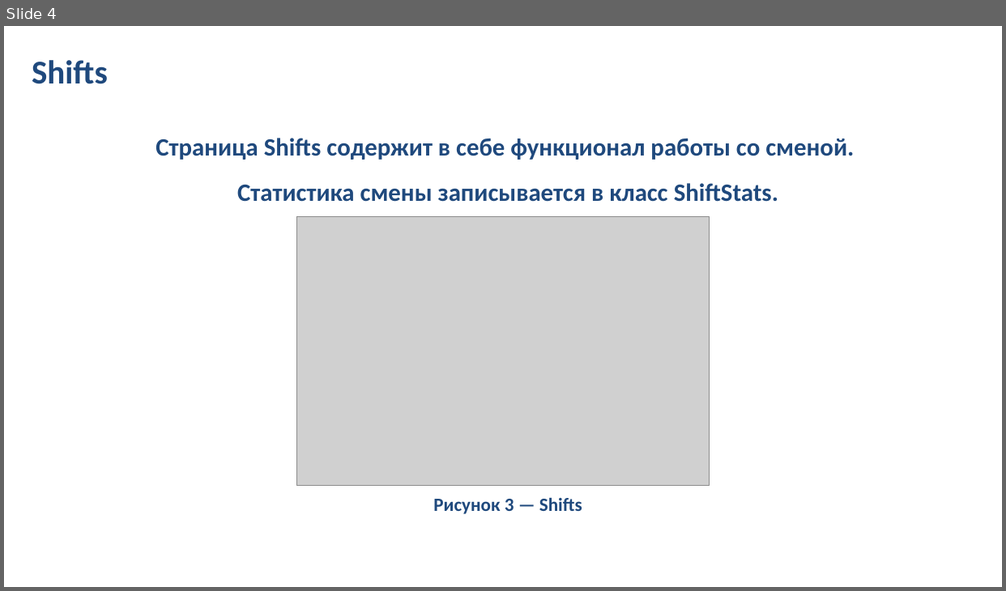
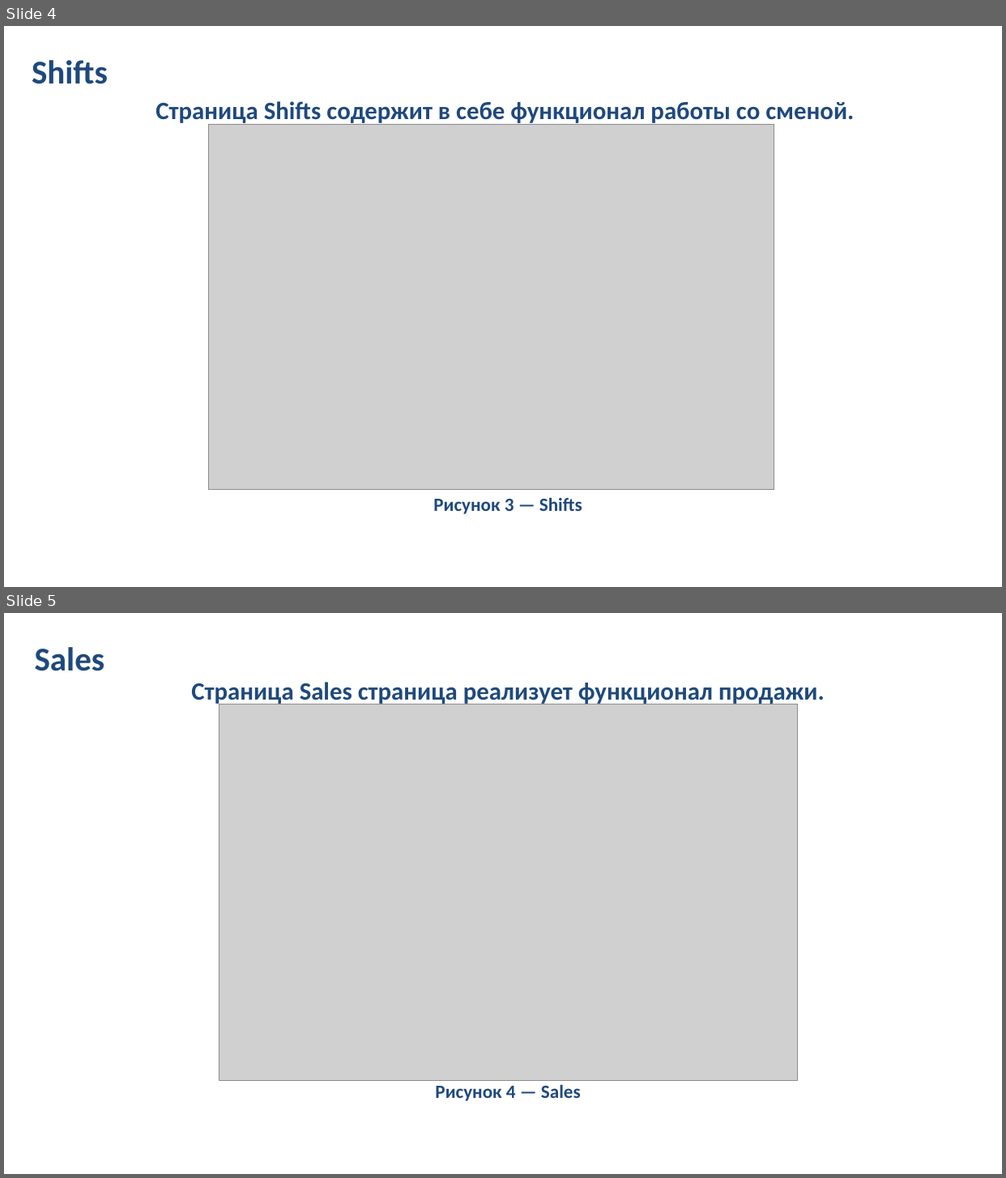
Before and after one commit to Romedov/Industrial-practice, a slide deck: PractProject 4-1/Портянка 1/prezentatsia_1_praktika.pptx. Shown one above the other, each under a label of ours: slide 4 before the commit, slides 4 and 5 after it. The pictures are 1006x591 and 1006x1178 pixels, drawn with LibreOffice and Linux fonts; fonts in the diff are those of the drawing; grey boxes stand for pictures; background and template pictures are left out. Boxes give left, top, right and bottom in pixels: in the first picture for what was removed or moved away, otherwise in the second. Text is boxed around its words. In the diff, an @@ line names an element or a change of style, - is before the commit and + after.

```diff
--- a/PractProject 4-1/Портянка 1/prezentatsia_1_praktika.pptx
+++ b/PractProject 4-1/Портянка 1/prezentatsia_1_praktika.pptx
@@ slide 5 added at (4,613,1002,1174), background picture (left out) @@
@@ text added at (35,647,105,671), 32 pt, text #1F497D, bold @@
+Sales
@@ text added at (191,682,825,706), 24 pt, text #1F497D, bold @@
+Страница Sales страница реализует функционал продажи.
@@ picture added at (219,705,798,1080) @@
@@ text added at (435,1084,581,1101), 18 pt, text #1F497D, bold @@
+Рисунок 4 — Sales
@@ slide 4 changed as well @@
@@ text "Страница Shifts содержит в себе ...": place and size @@
-text "Страница Shifts содержит в себе ..." at (155,138,854,202)
+text "Страница Shifts содержит в себе ..." at (155,101,854,126)
@@ picture: place and size @@
-picture at (297,217,710,486)
+picture at (208,124,774,490)
@@ text at (237,183,778,202): paragraph removed @@
-Статистика смены записывается в класс ShiftStats.
```
Also in this commit, not shown: 4 other slides changed, 1 other slide added, 1 slide removed.
